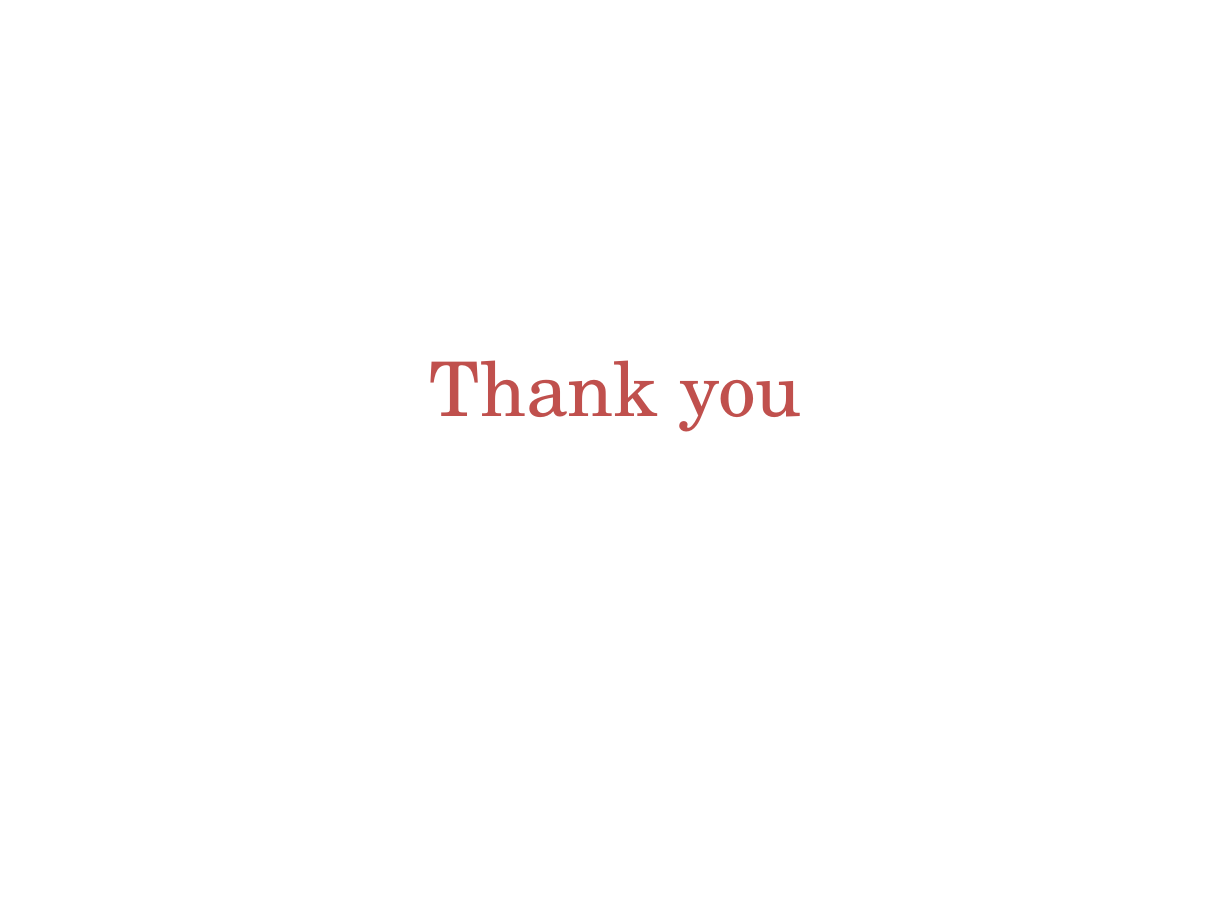
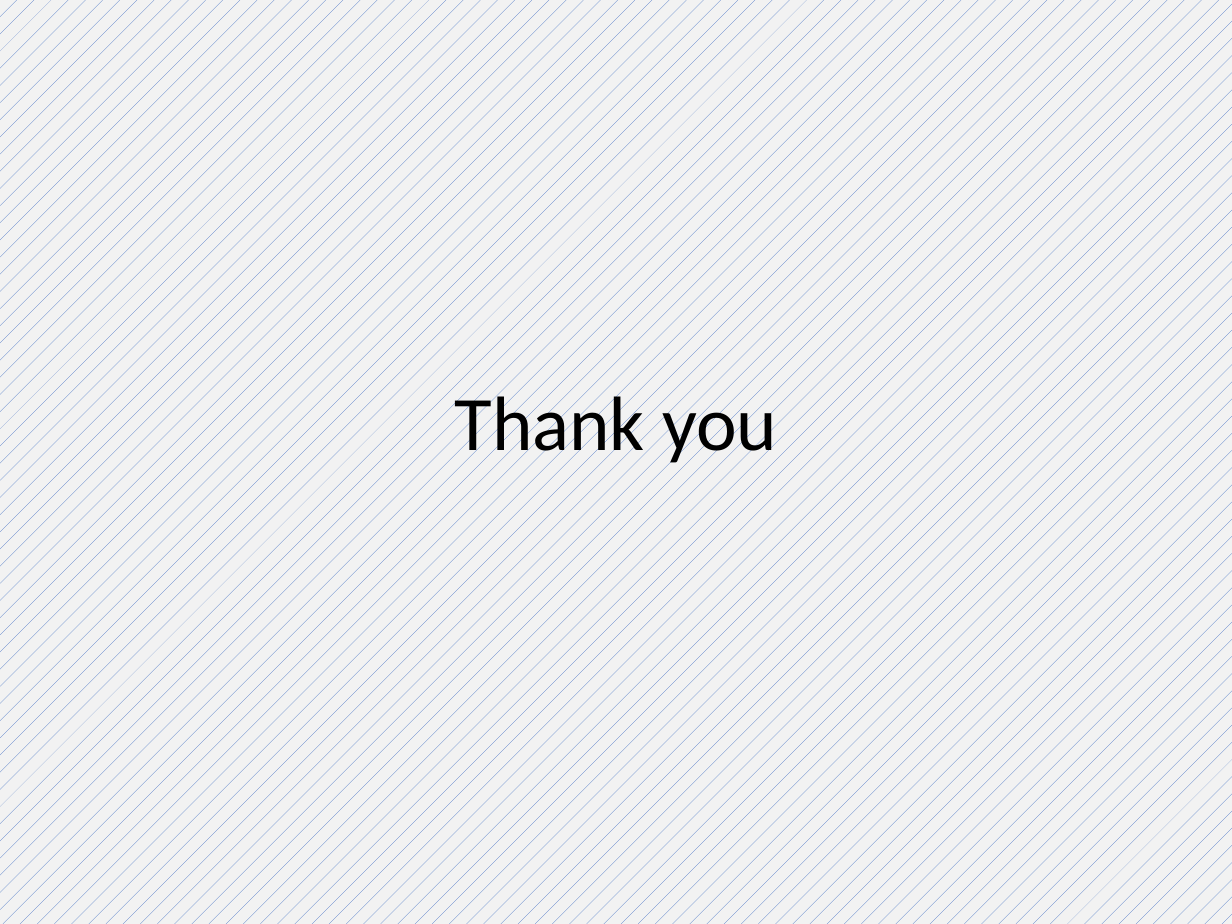
Before and after one commit to Shah-Aayush/semester-5-materials, a slide deck: slide 53 of ML - Machine Learning/Notes/swatiSVM for class.pptx. Drawn at 1232x924 pixels with LibreOffice and Linux fonts; fonts in the diff are those of the drawing; background and template pictures are left out. Boxes give left, top, right and bottom in pixels: in the first picture for what was removed or moved away, otherwise in the second. Text is boxed around its words. In the diff, an @@ line names an element or a change of style, - is before the commit and + after.

```diff
--- a/ML - Machine Learning/Notes/swatiSVM for class.pptx
+++ b/ML - Machine Learning/Notes/swatiSVM for class.pptx
@@ background picture (left out) to pattern #4472C4 on #F2F2F2 @@
@@ title "Thank you": place and size @@
-title "Thank you" at [430, 360, 802, 432]
+title "Thank you" at [455, 386, 777, 468]
@@ title "Thank you" at [455, 386, 777, 468]: size 44 to 45 pt, font TeX Gyre Schola to Calibri, text colour #C0504D to #000000; line spacing 1 to 0.9; vertical alignment middle to bottom @@
```
Also in this commit, not shown: 52 other slides changed, 22 other files.
